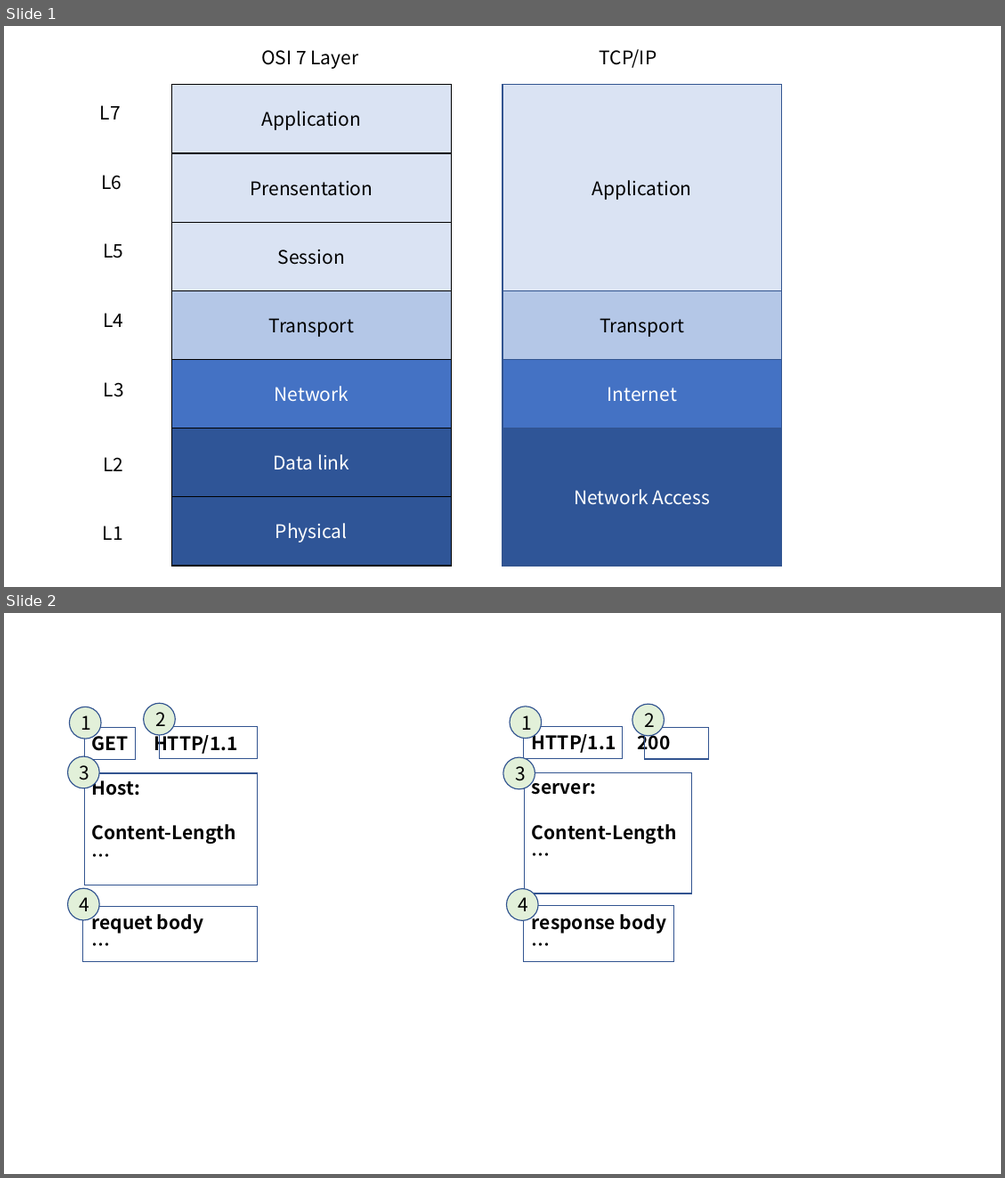
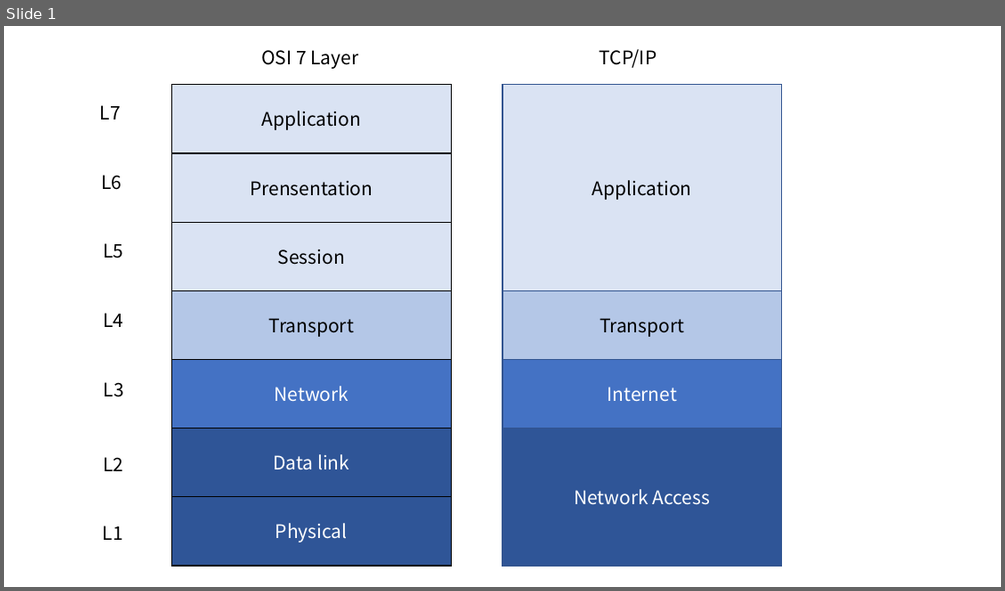
Before and after one commit to huiseung/Progamming-Digest, a slide deck: CS/image/image.pptx. Shown one above the other, each under a label of ours: slides 1 and 2 before the commit, slide 1 after it. The pictures are 1005x1178 and 1005x591 pixels, drawn with LibreOffice and Linux fonts; fonts in the diff are those of the drawing. Boxes give left, top, right and bottom in pixels: in the first picture for what was removed or moved away, otherwise in the second. Text is boxed around its words. In the diff, an @@ line names an element or a change of style, - is before the commit and + after.

```diff
--- a/CS/image/image.pptx
+++ b/CS/image/image.pptx
@@ slide 2 removed at box(4, 613, 1001, 1174), background #FFFFFF @@
@@ ellipse removed at box(69, 706, 100, 738) @@
-1
@@ ellipse removed at box(144, 704, 175, 736) @@
-2
@@ ellipse removed at box(510, 706, 541, 738) @@
-1
@@ ellipse removed at box(632, 705, 663, 737) @@
-2
@@ rectangle removed at box(84, 728, 136, 760) @@
@@ text removed at box(91, 731, 237, 844) @@
-GET HTTP/1.1
-Host:
-Content-Length
-…
-requet body
-…
@@ rectangle removed at box(159, 727, 257, 759) @@
@@ rectangle removed at box(524, 727, 623, 759) @@
@@ text removed at box(532, 730, 677, 933) @@
-HTTP/1.1 200
-server:
-Content-Length
-…
-response body
-…
@@ rectangle removed at box(645, 728, 709, 760) @@
@@ ellipse removed at box(67, 756, 99, 788) @@
-3
@@ ellipse removed at box(503, 757, 535, 789) @@
-3
@@ rectangle removed at box(84, 773, 257, 884) @@
@@ rectangle removed at box(525, 773, 692, 893) @@
@@ ellipse removed at box(67, 888, 99, 920) @@
-4
@@ rectangle removed at box(82, 906, 257, 962) @@
@@ ellipse removed at box(507, 889, 538, 921) @@
-4
@@ rectangle removed at box(523, 906, 674, 961) @@
```
Also in this commit, not shown: 1 slide added, 3 other files.
